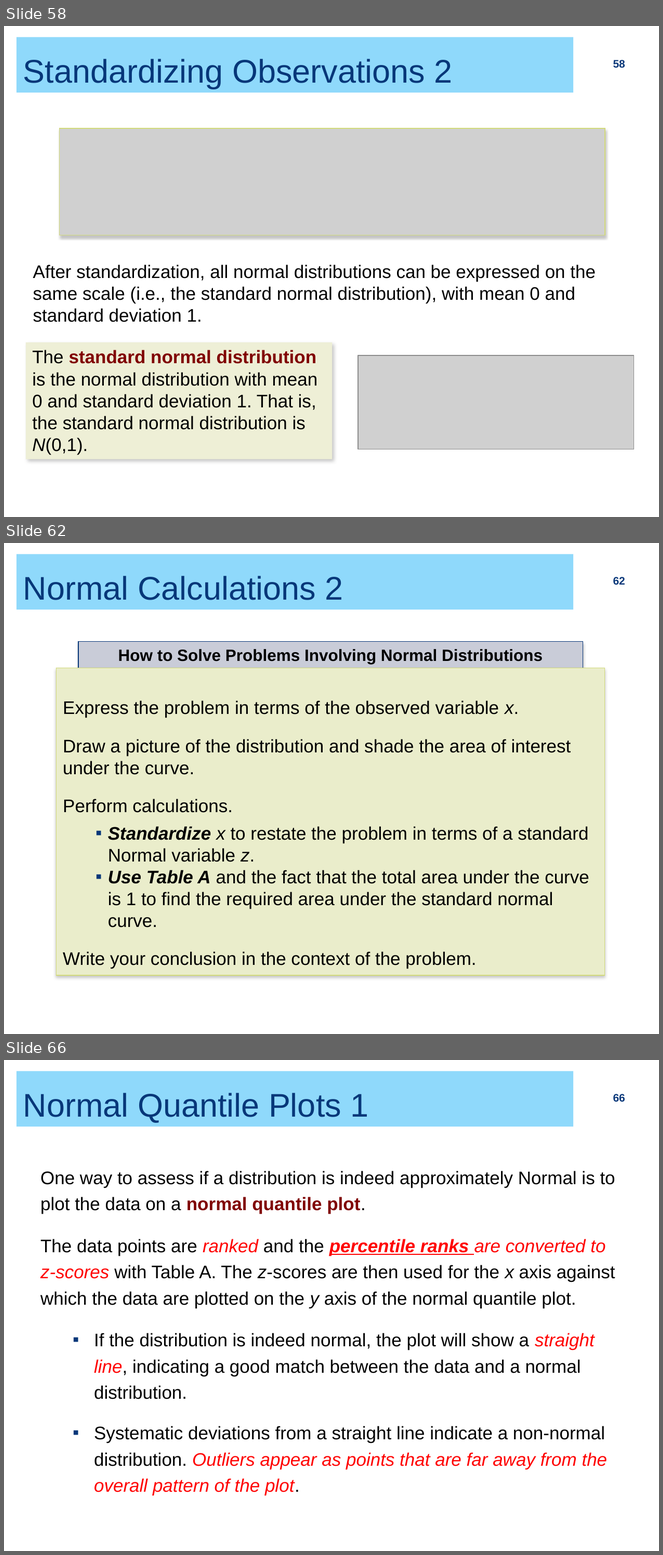
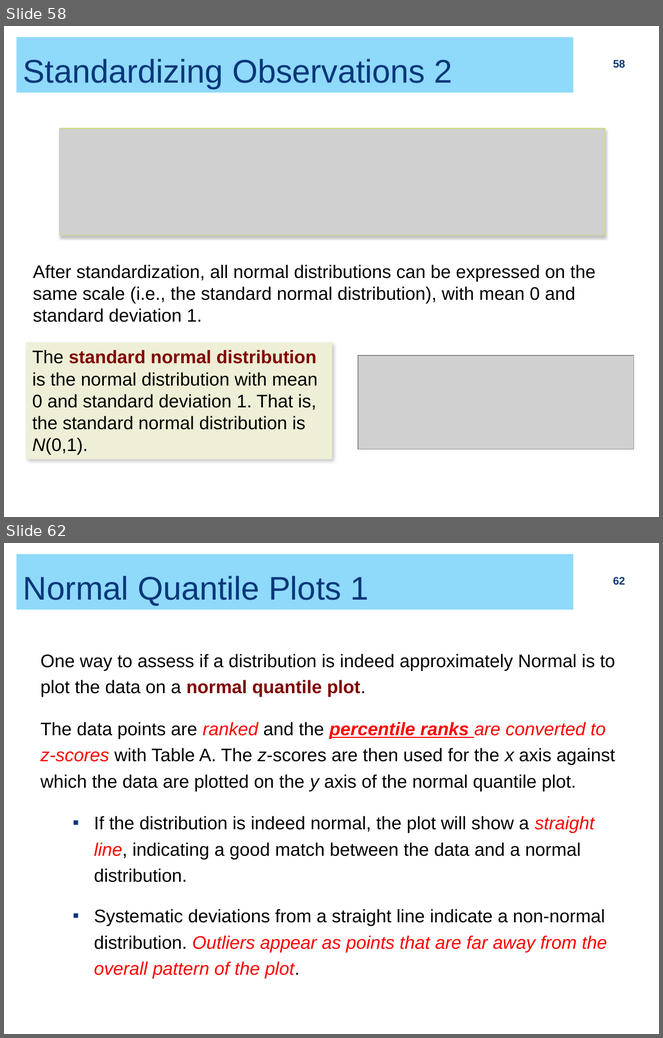
Before and after one commit to ZhiyangGeeZhou/ZhiyangGeeZhou.github.io, a slide deck: attach/UWM/UWM_PH702_2026Fall_Part01.pptx. Shown one above the other, each under a label of ours: slides 58, 62 and 66 before the commit, slides 58 and 62 after it; the slides between them are not shown. The pictures are 663x1555 and 663x1038 pixels, drawn with LibreOffice and Linux fonts; fonts in the diff are those of the drawing; grey boxes stand for pictures. Boxes give left, top, right and bottom in pixels: in the first picture for what was removed or moved away, otherwise in the second. Text is boxed around its words. In the diff, an @@ line names an element or a change of style, - is before the commit and + after.

```diff
--- a/attach/UWM/UWM_PH702_2026Fall_Part01.pptx
+++ b/attach/UWM/UWM_PH702_2026Fall_Part01.pptx
@@ slide 62 removed at bbox=[4, 543, 659, 1034], background #FFFFFF @@
@@ title removed at bbox=[16, 554, 573, 610] @@
-Normal Calculations 2
@@ page number removed at bbox=[613, 577, 625, 585] @@
-62
@@ rectangle removed at bbox=[79, 642, 583, 668] @@
-How to Solve Problems Involving Normal Distributions
@@ rectangle removed at bbox=[57, 668, 605, 976] @@
-Express the problem in terms of the observed variable x.
-Draw a picture of the distribution and shade the area of interest under the curve.
-Perform calculations.
-  ▪ Standardize x to restate the problem in terms of a standard Normal variable z.
-  ▪ Use Table A and the fact that the total area under the curve is 1 to find the required area under the standard normal curve.
-Write your conclusion in the context of the problem.
@@ what was slide 66 is now slide 62 @@
@@ page number at bbox=[613, 577, 625, 585]: text changed @@
-66
+62
```
Also in this commit, not shown: 2 slides changed, 1 slide added, 4 other slides removed.
